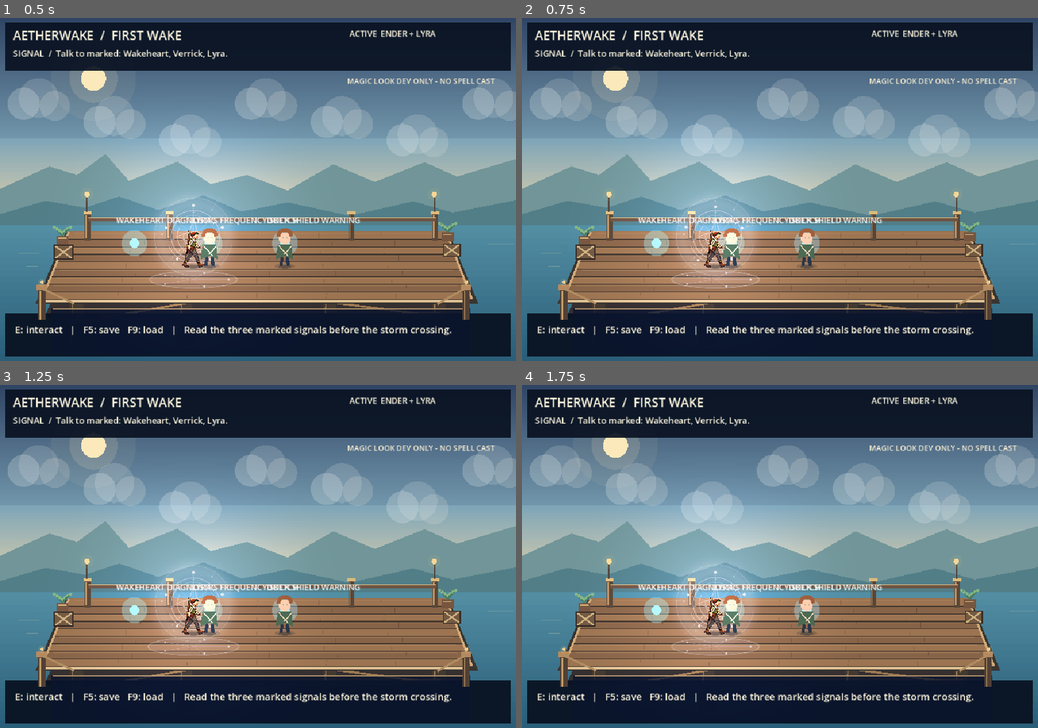
Above: before the commit, frames 1-4 (two rows, left to right).
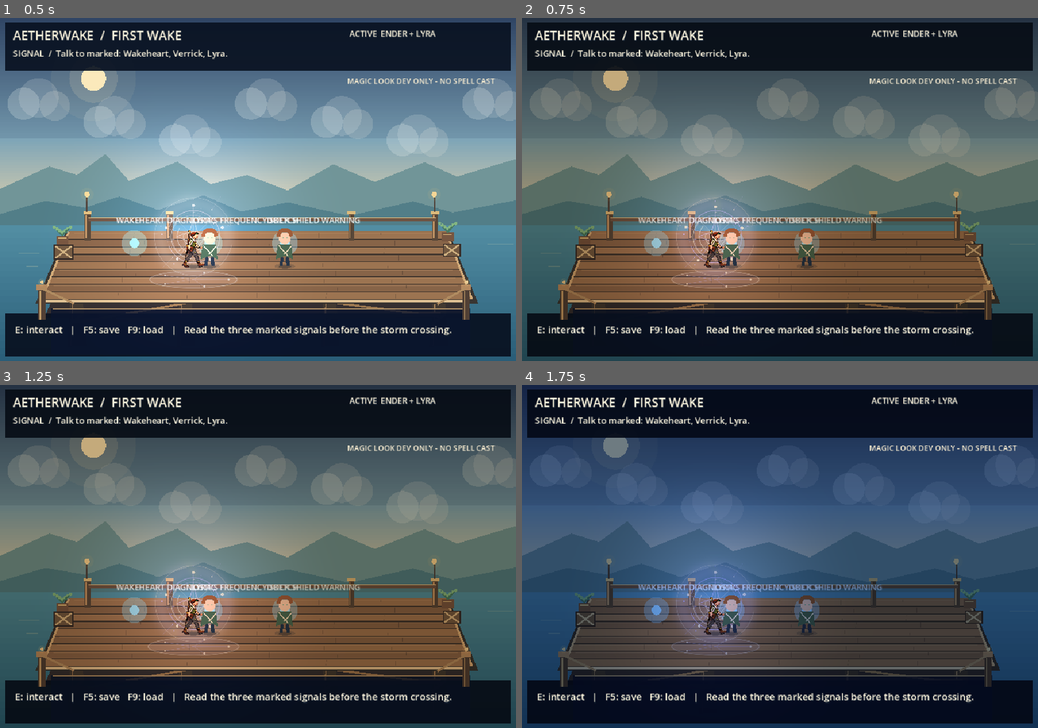
Above: after the commit, the same moments.

Repository: ndrorchestration/ToSailaStarrySky-jrpg
Game: Godot game, scene res://scenes/magic_vfx_chapter1_camera_review.tscn
Same seed, same stepped clock (60 frames per second), same inputs: the game is played once before the commit and once after it. This scene is started directly instead of the project's main scene.
Inputs:
- Up to frame 1 (0.5 s): no input
- Up to frame 2 (0.75 s): tap Enter at 0.5 s; hold Right (ui_right) from 0.53 s (still down); tap T at 0.6 s
- Up to frame 3 (1.25 s): keep holding Right (ui_right); tap Space at 0.77 s; tap M at 0.8 s
- Up to frame 4 (1.75 s): tap Space at 1.25, 1.52 s; release Right (ui_right) at 1.28 s; hold Down (ui_down) from 1.28 s (still down); tap M at 1.35 s; tap T at 1.55 s

Frame 1 is identical in both runs. In frame 2, 69% of the frame differs, in the area x 0-100%, y 0-100%; in frame 3, 69%; in frame 4, 73%.

Commit message:
study(godot): compare cinematic magic readability in noncanonical light and weather presets

Diff:
--- /dev/null
+++ b/godot/scripts/magic_vfx_chapter1_atmosphere.gd
@@ -0,0 +1,39 @@
+extends Node2D
+## Deterministic cosmetic mist/rain test plate for the Chapter I VFX study.
+## No atmospheric simulation, audio, collision, game weather, or randomness.
+const WEATHER = ["clear", "mist", "rain"]
+const RAIN_STREAKS = 42
+
+var weather: String = "clear"
+var reduced_motion: bool = true
+
+func set_weather(next_weather: String) -> bool:
+    if not next_weather in WEATHER:
+        return false
+    weather = next_weather
+    queue_redraw()
+    return true
+
+func set_reduced_motion(enabled: bool) -> void:
+    reduced_motion = enabled
+    queue_redraw()
+
+func _draw() -> void:
+    match weather:
+        "mist":
+            for i in range(7):
+                var band_y: float = 186.0 + float(i) * 43.0
+                var transparency: float = 0.035 if reduced_motion else 0.048
+                draw_rect(Rect2(0.0, band_y, 960.0, 30.0), Color(0.78, 0.88, 0.91, transparency))
+            # Even reduced-motion mist has distinct texture with no animated shimmer.
+            for i in range(9):
+                var y: float = 224.0 + float(i) * 29.0
+                draw_line(Vector2(128.0 + float(i % 2) * 24.0, y), Vector2(815.0, y), Color(0.82, 0.89, 0.88, 0.075), 1.0, true)
+        "rain":
+            for i in range(RAIN_STREAKS):
+                var x: float = 90.0 + float((i * 83 + 39) % 770)
+                var y: float = 154.0 + float((i * 67 + 51) % 333)
+                # No strobing or screen flash; sparse fixed screen-space traces.
+                draw_line(Vector2(x, y), Vector2(x - 8.0, y + 20.0), Color(0.73, 0.89, 0.97, 0.42), 1.2, true)
+        _:
+            pass
--- a/godot/scripts/magic_vfx_chapter1_camera_review.gd
+++ b/godot/scripts/magic_vfx_chapter1_camera_review.gd
@@ -6,6 +6,13 @@
 const Catalog = preload("res://scripts/magic_vfx_catalog.gd")
 const MagicVFX = preload("res://scripts/magic_vfx.gd")
 const LightRig = preload("res://scripts/magic_vfx_environment_light.gd")
+const Atmosphere = preload("res://scripts/magic_vfx_chapter1_atmosphere.gd")
+# Lighting and atmosphere conditions are experimental contrast presets, NOT canon time/weather.
+const LIGHT_PROFILES = {
+    "daylight": Color(1.0, 1.0, 1.0),
+    "dusk": Color(0.78, 0.73, 0.66),
+    "night": Color(0.44, 0.53, 0.69)
+}
 const KEYFRAMES = [0.08, 0.29, 0.49, 0.67, 0.89]
 const EFFECT_OFFSET = Vector2(0.0, -57.0)
 const EFFECT_SCALE = Vector2(0.58, 0.58)
@@ -24,6 +31,10 @@
 var lighting_enabled: bool = true
 var front_composite: bool = false
 var closeup_enabled: bool = false
+var lighting_preset: String = "daylight"
+var weather_preset: String = "clear"
+var ambient: CanvasModulate
+var atmosphere: Node2D
 
 func _ready() -> void:
     world = Chapter.instantiate()
@@ -38,6 +49,10 @@
     for actor in world.contacts.values():
         actor.set_physics_process(false)
     actor_layer = world.get_node("ChapterOneMigrationActors")
+    ambient = CanvasModulate.new()
+    ambient.name = "VisualQAOnlyAmbient"
+    world.add_child(ambient)
+    ambient.color = LIGHT_PROFILES["daylight"]
     camera = Camera2D.new()
     camera.name = "ReviewCamera"
     camera.position = DEFAULT_CAMERA
@@ -59,6 +74,10 @@
     light_rig.position = effect.position
     world.add_child(light_rig)
     light_rig.set_shadow_enabled(false) # Existing dock has no authorized 2D occluder geometry.
+    atmosphere = Atmosphere.new()
+    atmosphere.name = "VisualQAOnlyWeather"
+    atmosphere.z_index = 6
+    add_child(atmosphere)
     choose_affinity(0)
 
     var canvas_ui := CanvasLayer.new()
@@ -110,6 +129,19 @@
     # Deliberate A/B z-index test. Actor and effect world positions remain fixed.
     effect.z_index = 1 if enabled else -1
 
+func set_lighting_preset(next_preset: String) -> bool:
+    if not LIGHT_PROFILES.has(next_preset):
+        return false
+    lighting_preset = next_preset
+    ambient.color = LIGHT_PROFILES[next_preset]
+    return true
+
+func set_weather_preset(next_preset: String) -> bool:
+    if not atmosphere.set_weather(next_preset):
+        return false
+    weather_preset = next_preset
+    return true
+
 func set_camera_closeup(enabled: bool) -> void:
     closeup_enabled = enabled
     camera.position = world.ender.global_position + CLOSEUP_OFFSET if enabled else DEFAULT_CAMERA
@@ -117,6 +149,7 @@
 
 func set_reduced_motion(enabled: bool) -> void:
     reduced_motion = enabled
+    atmosphere.set_reduced_motion(enabled)
     choose_affinity(active_index)
 
 func _unhandled_key_input(event: InputEvent) -> void:
@@ -138,5 +171,11 @@
         set_reduced_motion(not reduced_motion)
     elif event.keycode == KEY_V:
         set_magic_visible(not magic_visible)
+    elif event.keycode == KEY_T:
+        var profiles := ["daylight", "dusk", "night"]
+        set_lighting_preset(profiles[(profiles.find(lighting_preset) + 1) % profiles.size()])
+    elif event.keycode == KEY_W:
+        var weather_modes := ["clear", "mist", "rain"]
+        set_weather_preset(weather_modes[(weather_modes.find(weather_preset) + 1) % weather_modes.size()])
     elif event.keycode == KEY_ESCAPE:
         get_tree().quit()
--- a/godot/tests/capture_magic_vfx_chapter1_camera.gd
+++ b/godot/tests/capture_magic_vfx_chapter1_camera.gd
@@ -102,6 +102,60 @@
         push_error("CHAPTER1_MAGIC_CAPTURE_FAIL: Camera2D closeup did not affect rendered pixels")
         quit(13)
         return
+    # Same world/camera/actor coordinates across all isolated contrast measurements.
+    review.set_camera_closeup(false)
+    review.choose_affinity(0)
+    review.set_lighting_enabled(true)
+    review.set_lighting_preset("daylight")
+    review.set_weather_preset("clear")
+    await process_frame
+    var bright: Image = await _snapshot("chapter1-magic-daylight-clear-native-960x640.png")
+    if bright == null:
+        quit(16)
+        return
+    if not review.set_lighting_preset("dusk"):
+        push_error("CHAPTER1_MAGIC_CAPTURE_FAIL: dusk was refused")
+        quit(17)
+        return
+    await process_frame
+    var dusk: Image = await _snapshot("chapter1-magic-dusk-clear-native-960x640.png")
+    if dusk == null:
+        quit(18)
+        return
+    if not _different(bright, dusk, Rect2i(280, 410, 270, 100)):
+        push_error("CHAPTER1_MAGIC_CAPTURE_FAIL: dusk did not affect native dock lighting")
+        quit(19)
+        return
+    review.set_lighting_preset("night")
+    await process_frame
+    var night: Image = await _snapshot("chapter1-magic-night-clear-native-960x640.png")
+    if night == null:
+        quit(20)
+        return
+    if not _different(dusk, night, Rect2i(280, 410, 270, 100)):
+        push_error("CHAPTER1_MAGIC_CAPTURE_FAIL: night did not affect native dock lighting")
+        quit(21)
+        return
+    review.set_weather_preset("mist")
+    await process_frame
+    var mist: Image = await _snapshot("chapter1-magic-night-mist-native-960x640.png")
+    if mist == null:
+        quit(22)
+        return
+    if not _different(night, mist, Rect2i(300, 232, 340, 180)):
+        push_error("CHAPTER1_MAGIC_CAPTURE_FAIL: mist not visibly distinguishable")
+        quit(23)
+        return
+    review.set_weather_preset("rain")
+    await process_frame
+    var rain: Image = await _snapshot("chapter1-magic-night-rain-native-960x640.png")
+    if rain == null:
+        quit(24)
+        return
+    if not _different(night, rain, Rect2i(300, 232, 340, 180)):
+        push_error("CHAPTER1_MAGIC_CAPTURE_FAIL: rain not visibly distinguishable")
+        quit(25)
+        return
     if review.world.chapter.snapshot() != before or review.world.export_save_snapshot() != save_before:
         push_error("CHAPTER1_MAGIC_CAPTURE_FAIL: visual captures changed Chapter I durable state")
         quit(14)
@@ -112,6 +166,6 @@
         return
     review.queue_free()
     await process_frame
-    print("STARRY_SKY_CHAPTER1_MAGIC_NATIVE_CAPTURE_PASS: real dock+Ender, five affinities, layering, lighting and camera read-only A/B")
+    print("STARRY_SKY_CHAPTER1_MAGIC_NATIVE_CAPTURE_PASS: real dock+Ender, five affinities, layering and camera, daylight/dusk/night + mist/rain A/B")
     print("STARRY_SKY_CHAPTER1_MAGIC_ART_ACCEPTANCE=PENDING")
     quit(0)
--- a/godot/tests/magic_vfx_chapter1_camera_contract_test.gd
+++ b/godot/tests/magic_vfx_chapter1_camera_contract_test.gd
@@ -46,6 +46,35 @@
     if not scene.light_rig.has_node("PhysicalCanvasLight"):
         _fail("native 2D light not connected to actual dock scene")
         return
+    if scene.lighting_preset != "daylight" or scene.weather_preset != "clear":
+        _fail("unapproved lighting/weather preset enabled by default")
+        return
+    var ambient = world.get_node_or_null("VisualQAOnlyAmbient")
+    var atmosphere = scene.get_node_or_null("VisualQAOnlyWeather")
+    if ambient == null or not (ambient is CanvasModulate) or atmosphere == null:
+        _fail("native atmosphere and CanvasModulate unavailable")
+        return
+    if not scene.set_lighting_preset("dusk") or ambient.color != scene.LIGHT_PROFILES["dusk"]:
+        _fail("dusk contrast review not configured")
+        return
+    if not scene.set_lighting_preset("night") or ambient.color != scene.LIGHT_PROFILES["night"]:
+        _fail("night contrast review not configured")
+        return
+    if scene.set_lighting_preset("hidden_bridge") or scene.lighting_preset != "night":
+        _fail("unknown lighting preset did not fail closed")
+        return
+    if not scene.set_weather_preset("mist") or not scene.set_weather_preset("rain"):
+        _fail("fixed mist/rain previews not available")
+        return
+    if scene.set_weather_preset("storm_story") or scene.weather_preset != "rain":
+        _fail("unknown weather preview did not fail closed")
+        return
+    scene.set_reduced_motion(true)
+    if not atmosphere.reduced_motion or atmosphere.is_processing():
+        _fail("cosmetic weather effects auto-run under reduced motion")
+        return
+    scene.set_weather_preset("clear")
+    scene.set_lighting_preset("daylight")
     var state_before: Dictionary = world.chapter.snapshot()
     var save_before: Dictionary = world.export_save_snapshot()
     var player_start: Vector2 = world.ender.global_position
@@ -98,7 +127,7 @@
         return
     scene.queue_free()
     await process_frame
-    print("STARRY_SKY_CHAPTER1_MAGIC_COMPOSITE_PASS: native dock+Ender, reversible camera/light/occlusion, five affinities, unchanged chapter/save")
+    print("STARRY_SKY_CHAPTER1_MAGIC_COMPOSITE_PASS: native dock+Ender, reversible camera/light/occlusion and daylight/dusk/night + mist/rain presets, five affinities, unchanged chapter/save")
     quit(0)
 
 func _fail(reason: String) -> void:
Not shown, changed: docs/MAGIC_VFX_CHAPTER1_CAMERA_REVIEW.md
